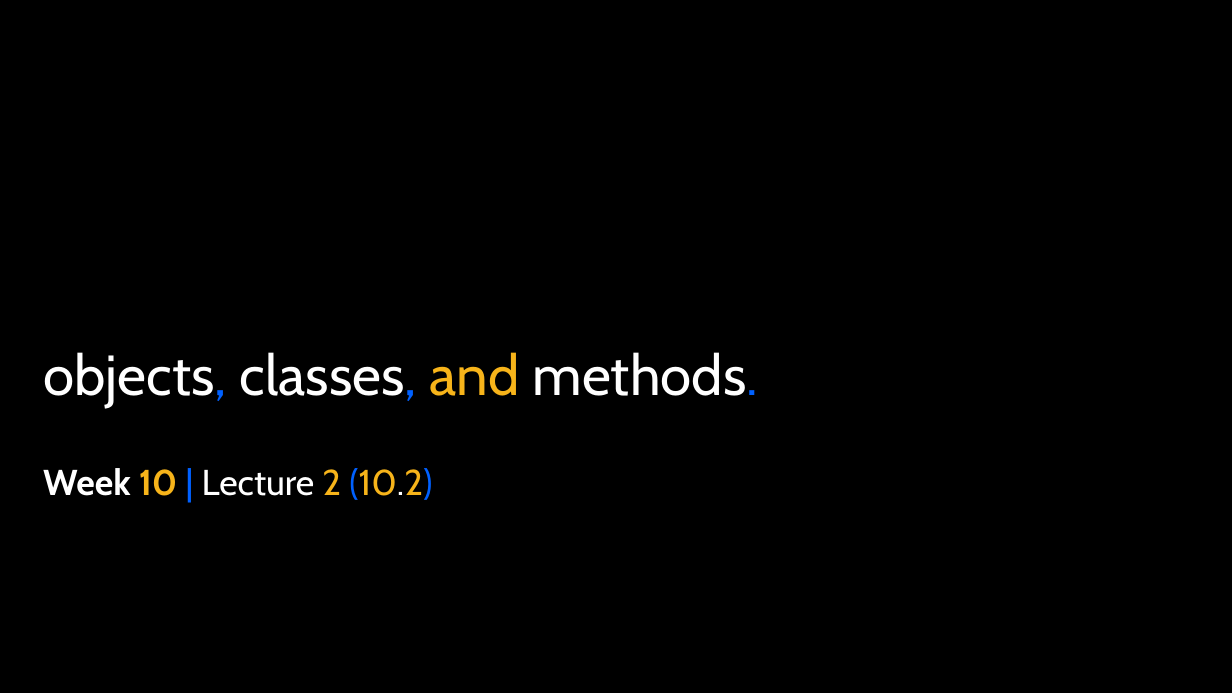
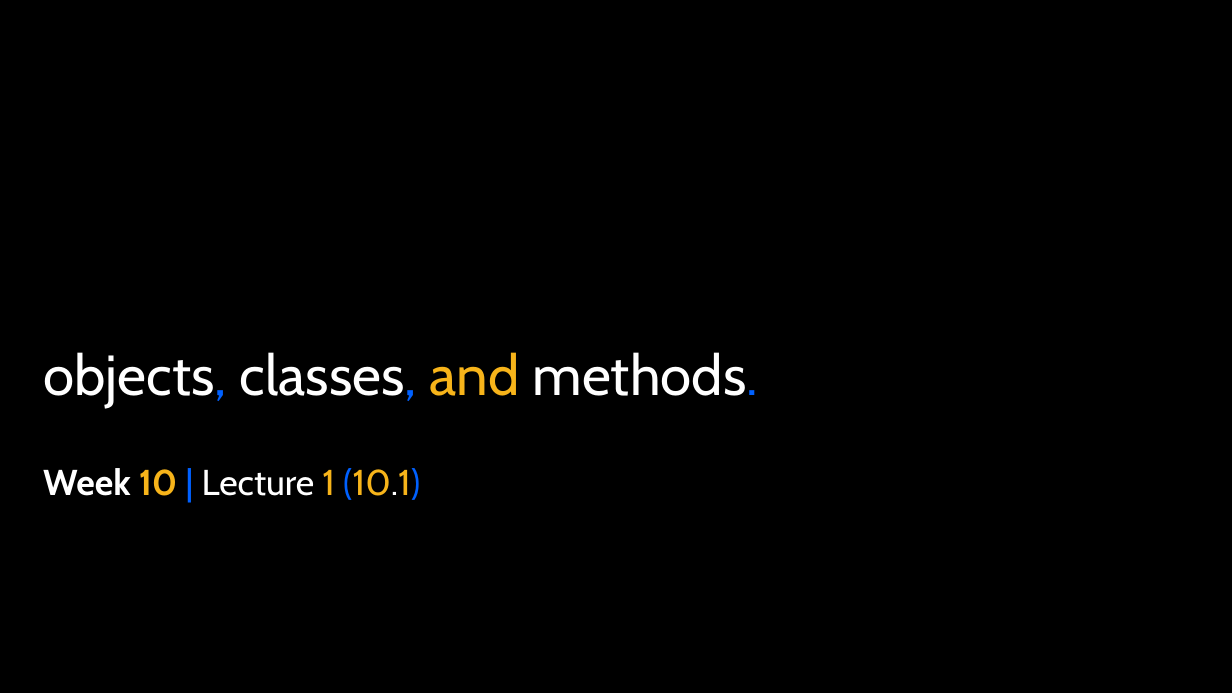
Before and after one commit to APS106/APS106-winter-2026-goodfellow-sutton, a slide deck: slide 1 of lectures/week10/lecture1/slides/week10_lecture1.pptx. Drawn at 1232x693 pixels with LibreOffice and Linux fonts; fonts in the diff are those of the drawing; background and template pictures are left out. Boxes give left, top, right and bottom in pixels: in the first picture for what was removed or moved away, otherwise in the second. Text is boxed around its words. In the diff, an @@ line names an element or a change of style, - is before the commit and + after.

```diff
--- a/lectures/week10/lecture1/slides/week10_lecture1.pptx
+++ b/lectures/week10/lecture1/slides/week10_lecture1.pptx
@@ subtitle at box(43, 468, 420, 500): text changed @@
-Week 10 | Lecture 2 (10.2)
+Week 10 | Lecture 1 (10.1)
```
Also in this commit, not shown: 1 other slide changed, 26 other files.
